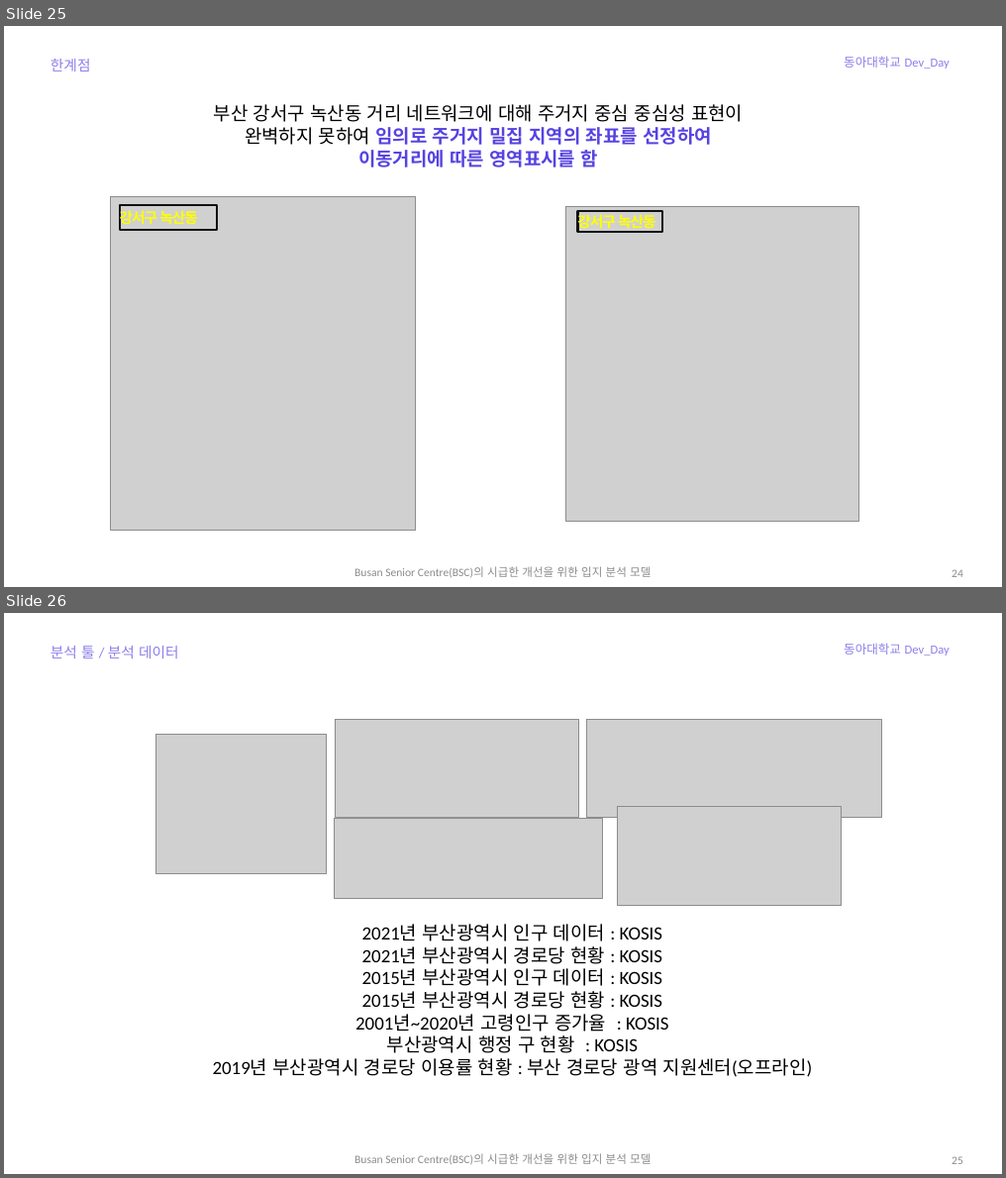
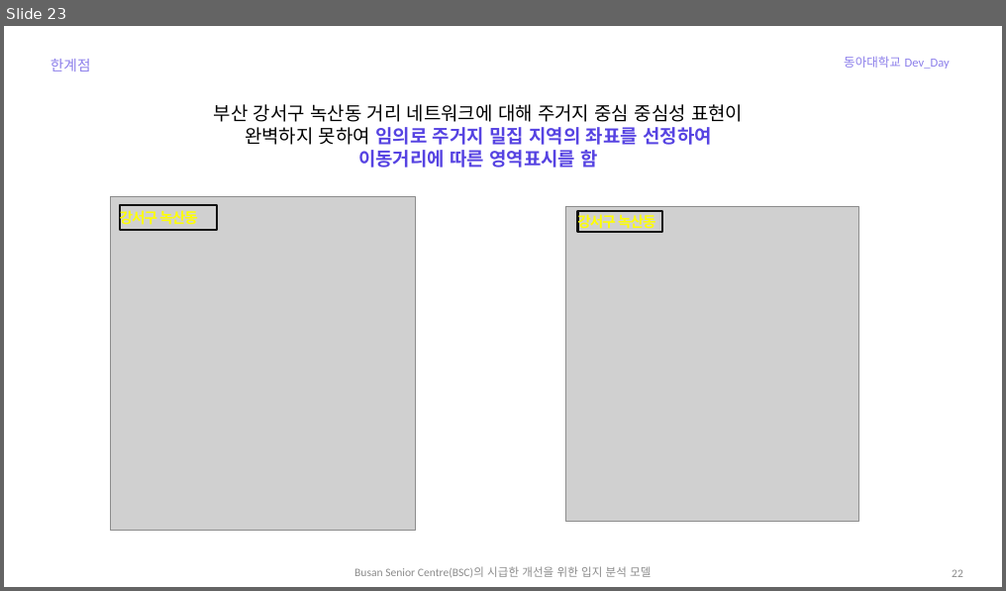
Before and after one commit to jhparkland/Data_Analytics_for_Age_friendly_busan, a slide deck: PPT/Busan_Senior_Center(BSC)의_시급한_개선을_위한_입지_분석_모델_발표.pptx. Shown one above the other, each under a label of ours: slides 25 and 26 before the commit, slide 23 after it. The pictures are 1006x1178 and 1006x591 pixels, drawn with LibreOffice and Linux fonts; fonts in the diff are those of the drawing; grey boxes stand for pictures. Boxes give left, top, right and bottom in pixels: in the first picture for what was removed or moved away, otherwise in the second. Text is boxed around its words. In the diff, an @@ line names an element or a change of style, - is before the commit and + after.

```diff
--- a/PPT/Busan_Senior_Center(BSC)의_시급한_개선을_위한_입지_분석_모델_발표.pptx
+++ b/PPT/Busan_Senior_Center(BSC)의_시급한_개선을_위한_입지_분석_모델_발표.pptx
@@ slide 26 removed at [4,613,1002,1174], background #FFFFFF @@
@@ text removed at [51,646,179,659] @@
-분석 툴 / 분석 데이터
@@ text removed at [844,643,949,656] @@
-동아대학교 Dev_Day
@@ picture removed at [335,719,580,818] @@
@@ picture removed at [587,719,881,818] @@
@@ picture removed at [156,735,327,873] @@
@@ picture removed at [334,818,602,899] @@
@@ picture removed at [617,806,842,905] @@
@@ text removed at [213,924,813,1077] @@
-2021년 부산광역시 인구 데이터 : KOSIS
-2021년 부산광역시 경로당 현황 : KOSIS
-2015년 부산광역시 인구 데이터 : KOSIS
-2015년 부산광역시 경로당 현황 : KOSIS
-2001년~2020년 고령인구 증가율 : KOSIS
-부산광역시 행정 구 현황 : KOSIS
-2019년 부산광역시 경로당 이용률 현황 : 부산 경로당 광역 지원센터(오프라인)
@@ text removed at [354,1154,650,1165] @@
-Busan Senior Centre(BSC)의 시급한 개선을 위한 입지 분석 모델
@@ page number removed at [951,1157,963,1164] @@
-25
@@ what was slide 25 is now slide 23 @@
@@ page number at [951,570,963,577]: text changed @@
-24
+22
```
Also in this commit, not shown: 1 slide changed, 4 slides added, 2 other slides removed.
